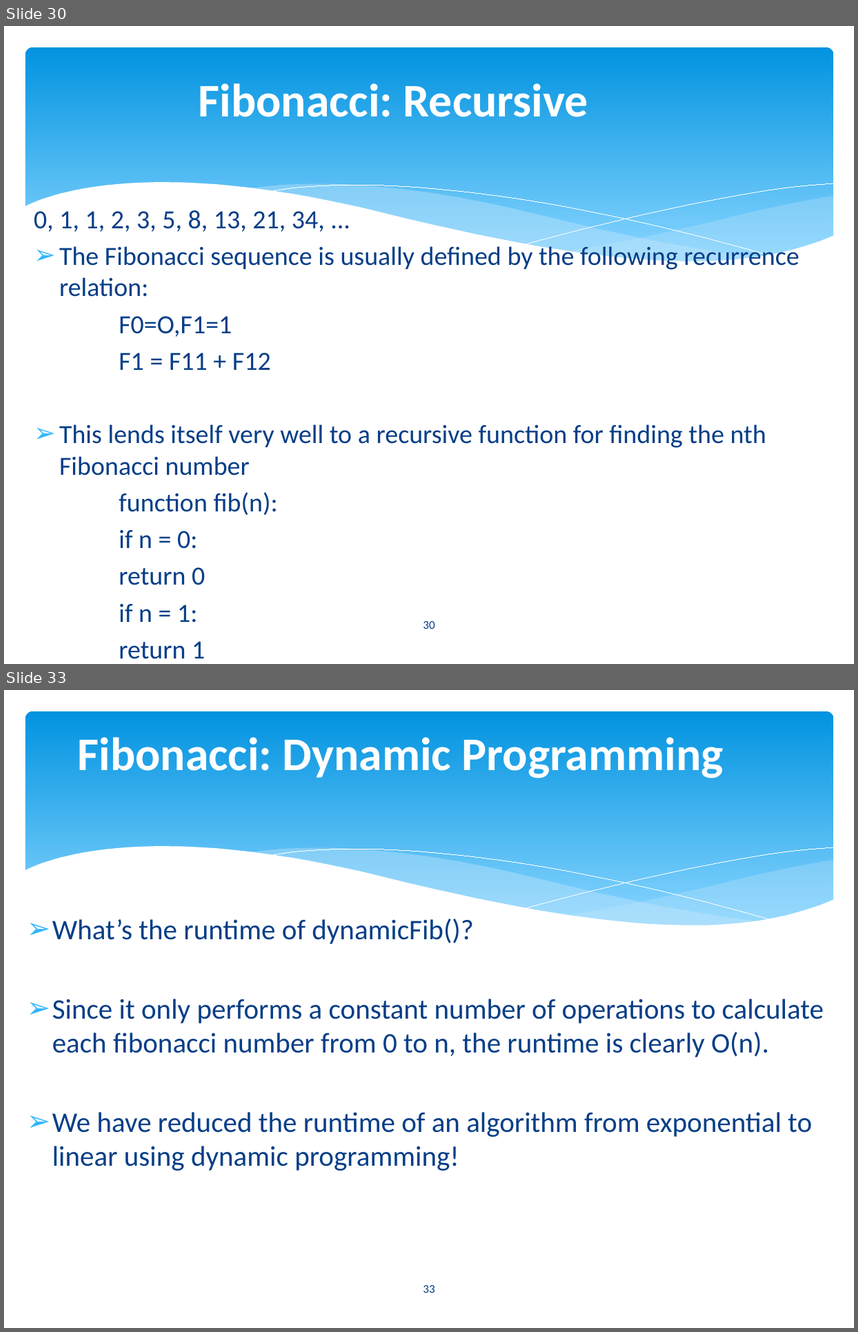
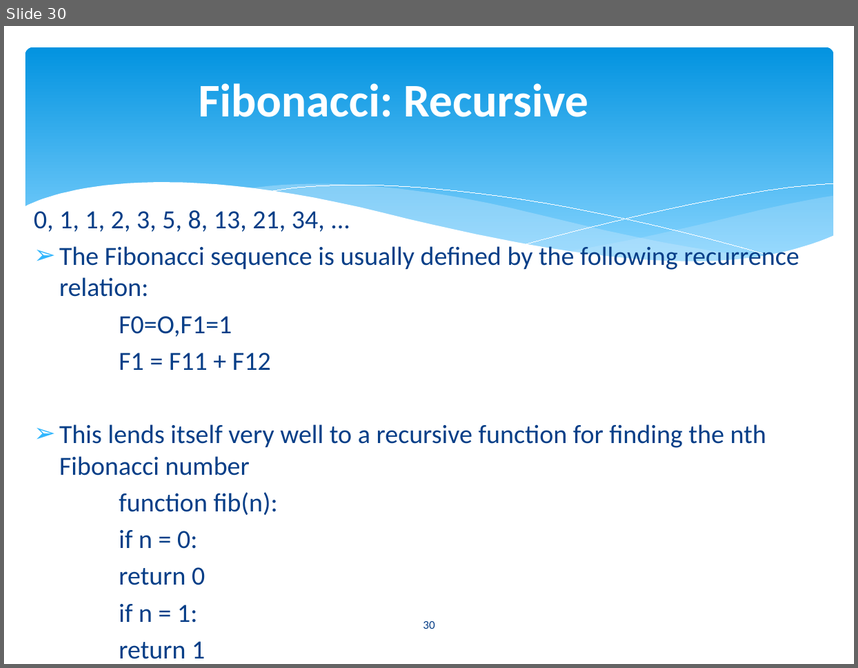
Before and after one commit to asimriaz/DSA-2023, a slide deck: Lecture 1.pptx. Shown one above the other, each under a label of ours: slides 30 and 33 before the commit, slide 30 after it; the slides between them are not shown. The pictures are 858x1332 and 858x668 pixels, drawn with LibreOffice and Linux fonts; fonts in the diff are those of the drawing. Boxes give left, top, right and bottom in pixels: in the first picture for what was removed or moved away, otherwise in the second. Text is boxed around its words. In the diff, an @@ line names an element or a change of style, - is before the commit and + after.

```diff
--- a/Lecture 1.pptx
+++ b/Lecture 1.pptx
@@ slide 33 removed at (4, 690, 854, 1328), background #FFFFFF; not listed: 6 template elements that a slide beside it also shows @@
@@ title removed at (77, 737, 723, 778) @@
-Fibonacci: Dynamic Programming
@@ text removed at (52, 918, 824, 1170) @@
-➢ What’s the runtime of dynamicFib()?
-➢ Since it only performs a constant number of operations to calculate each fibonacci number from 0 to n, the runtime is clearly O(n).
-➢ We have reduced the runtime of an algorithm from exponential to linear using dynamic programming!
@@ page number removed at (423, 1285, 435, 1292) @@
-33
```
Also in this commit, not shown: 1 slide changed, 5 other slides removed.
